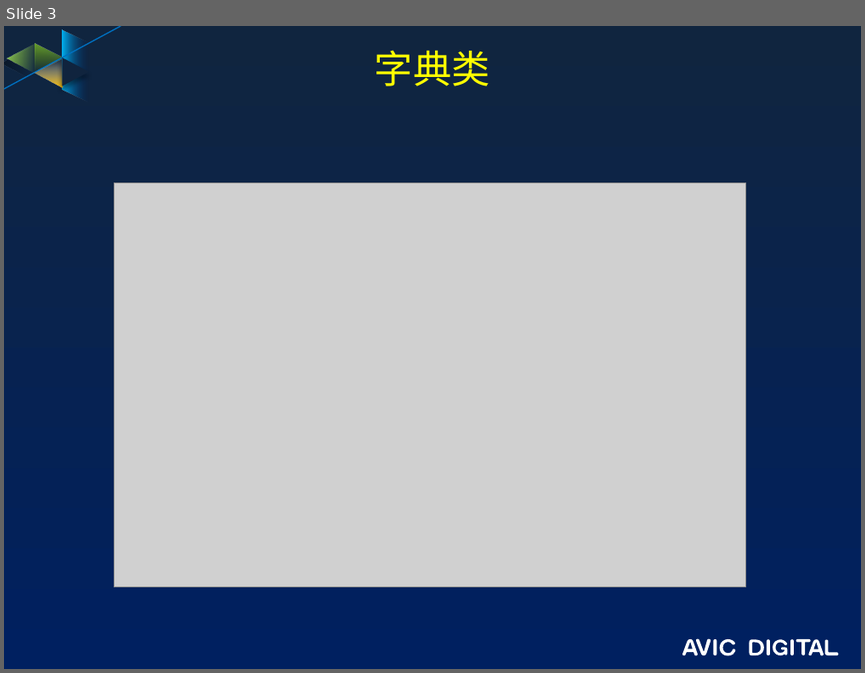
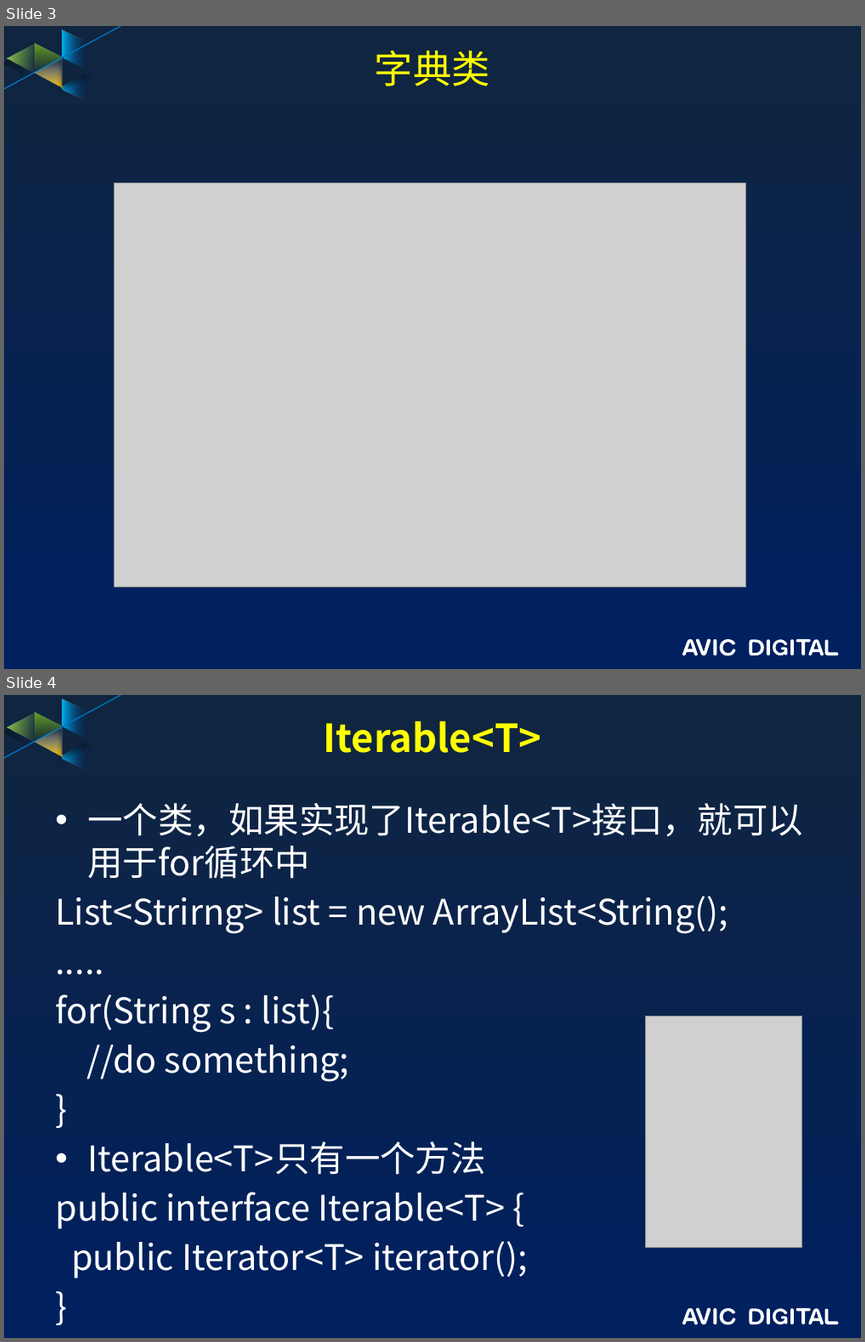
Before and after one commit to guofengzh/java-way, a slide deck: java/docs/08-java-集合类.pptx. Shown one above the other, each under a label of ours: slide 3 before the commit, slides 3 and 4 after it. The pictures are 865x673 and 865x1342 pixels, drawn with LibreOffice and Linux fonts; fonts in the diff are those of the drawing; grey boxes stand for pictures; background and template pictures are left out. Boxes give left, top, right and bottom in pixels: in the first picture for what was removed or moved away, otherwise in the second. Text is boxed around its words. In the diff, an @@ line names an element or a change of style, - is before the commit and + after.

```diff
--- a/java/docs/08-java-集合类.pptx
+++ b/java/docs/08-java-集合类.pptx
@@ slide 4 added at box(4, 695, 861, 1338), background gradient #10253F to #002060; not listed: 17 template elements that a slide beside it also shows @@
@@ title added at box(324, 721, 541, 753), 32.4 pt, text #FFFF00, bold @@
+Iterable<T>
@@ text added at box(55, 803, 803, 1278), 29.6 pt, text #FFFFFF @@
+• 一个类，如果实现了Iterable<T>接口，就可以用于for循环中
+List<Strirng> list = new ArrayList<String();
+.....
+for(String s : list){
+//do something;
+}
+• Iterable<T>只有一个方法
+public interface Iterable<T> {
+public Iterator<T> iterator();
+}
@@ picture added at box(646, 1016, 802, 1247) @@
```
Also in this commit, not shown: 12 other slides added, 1 slide removed.
